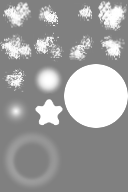
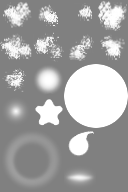
The second 128 x 192 image is a revision of the first. Changes to its layers:
painted on "Background" over left=64, top=130, right=96, bottom=188
